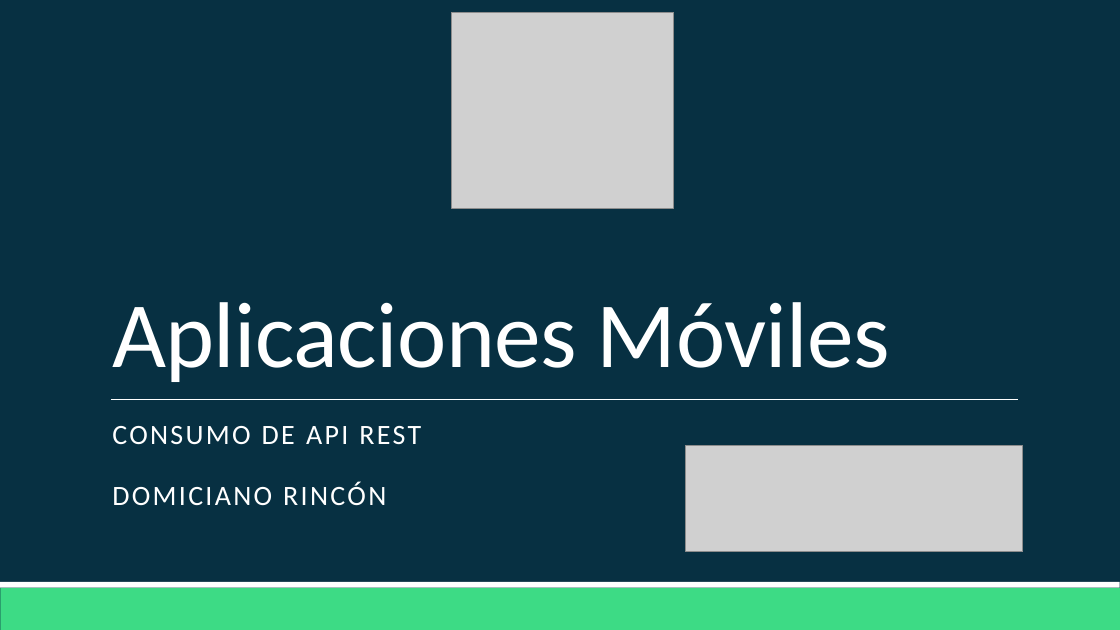
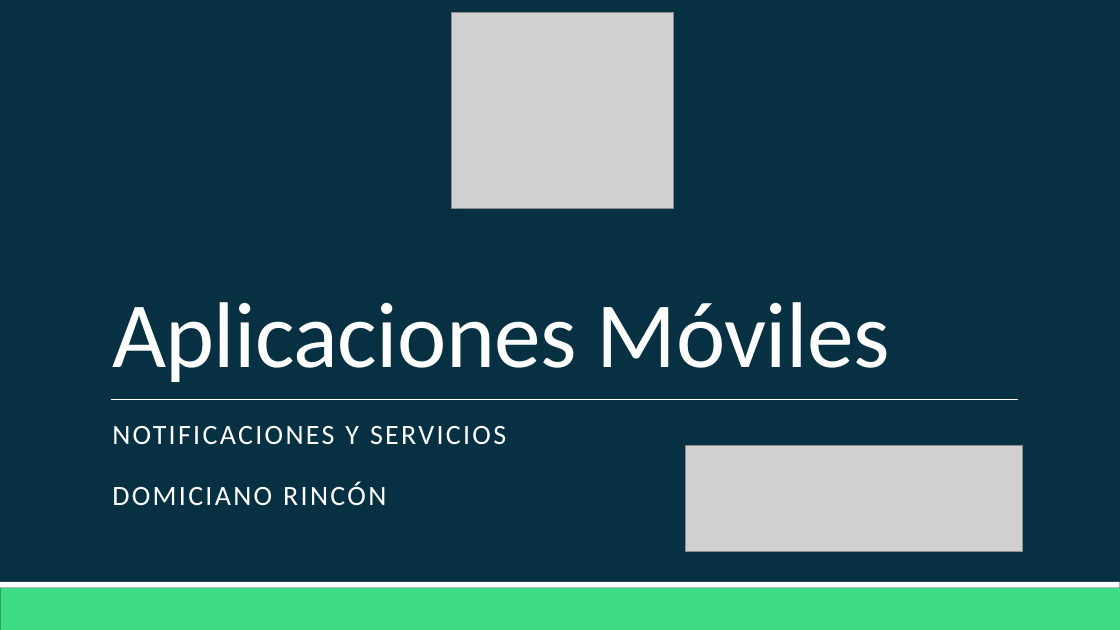
Before and after one commit to Domiciano/AppMoviles201, a slide deck: slide 1 of Clase 12/Clase 12.pptx. Drawn at 1120x630 pixels with LibreOffice and Linux fonts; fonts in the diff are those of the drawing; grey boxes stand for pictures. Boxes give left, top, right and bottom in pixels: in the first picture for what was removed or moved away, otherwise in the second. Text is boxed around its words. In the diff, an @@ line names an element or a change of style, - is before the commit and + after.

```diff
--- a/Clase 12/Clase 12.pptx
+++ b/Clase 12/Clase 12.pptx
@@ subtitle at [112,426,506,444]: text changed @@
-CONSUMO DE API REST
+NOTIFICACIONES Y SERVICIOS
```
Also in this commit, not shown: 1 slide added, 1 other file.
